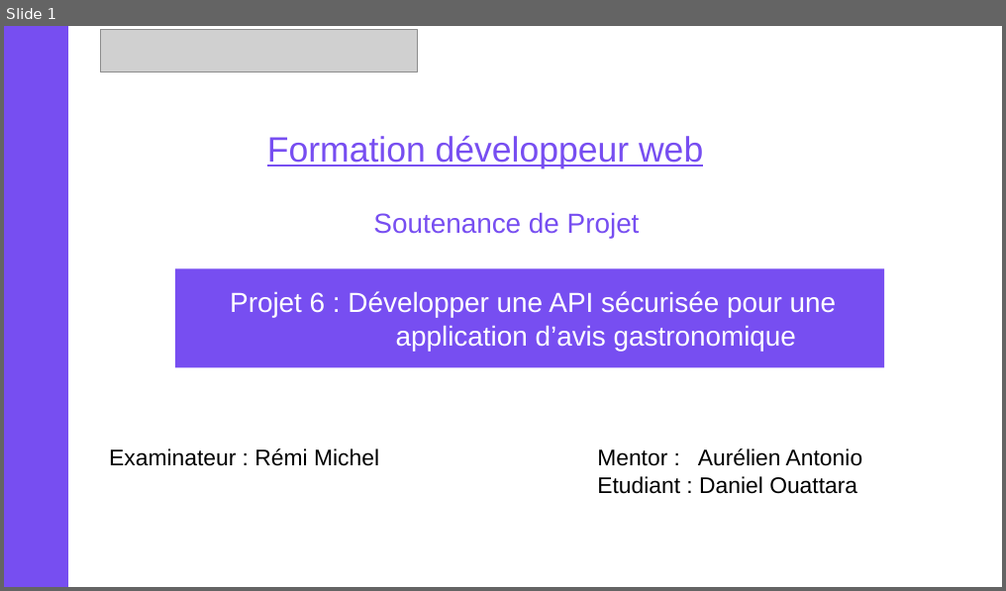
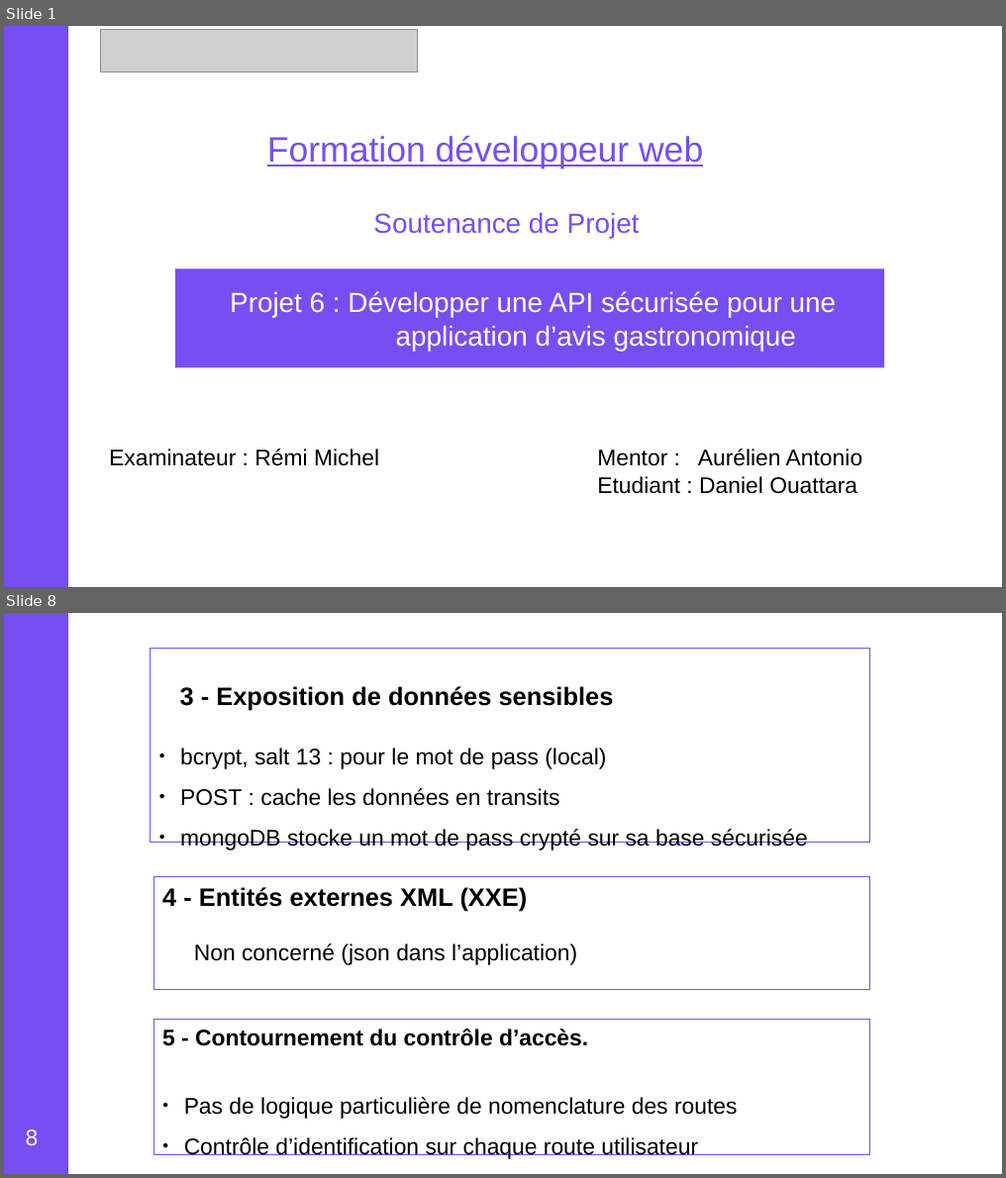
Before and after one commit to danielOuattara/Openclassroom_P6_15_01_2021, a slide deck: schema_global.odp. Shown one above the other, each under a label of ours: slide 1 before the commit, slides 1 and 8 after it; the slides between them are not shown. The pictures are 1006x591 and 1006x1178 pixels, drawn with LibreOffice and Linux fonts; fonts in the diff are those of the drawing; grey boxes stand for pictures. Boxes give left, top, right and bottom in pixels: in the first picture for what was removed or moved away, otherwise in the second. Text is boxed around its words. In the diff, an @@ line names an element or a change of style, - is before the commit and + after.

```diff
--- a/schema_global.odp
+++ b/schema_global.odp
@@ slide 8 added at (4, 613, 1002, 1174), background #FFFFFF @@
@@ rectangle added at (4, 613, 68, 1174), fill #774EF1, outline #774EF1 0 pt @@
@@ rectangle added at (150, 649, 869, 842), outline #774EF1 0 pt, 18 pt, text #000000 @@
+3 - Exposition de données sensibles
+● bcrypt, salt 13 : pour le mot de pass (local)
+● POST : cache les données en transits
+● mongoDB stocke un mot de pass crypté sur sa base sécurisée
@@ rectangle added at (153, 876, 869, 990), outline #774EF1 0 pt, 18 pt, text #000000 @@
+4 - Entités externes XML (XXE)
+Non concerné (json dans l’application)
@@ rectangle added at (153, 1020, 869, 1156), outline #774EF1 0 pt, 18 pt, text #000000 @@
+5 - Contournement du contrôle d’accès.
+● Pas de logique particulière de nomenclature des routes
+● Contrôle d’identification sur chaque route utilisateur
@@ page number added at (26, 1130, 39, 1146), 18 pt, text #FFFFFF @@
+8
```
Also in this commit, not shown: 6 slides changed, 4 other slides added, 13 slides removed, 7 other files.
